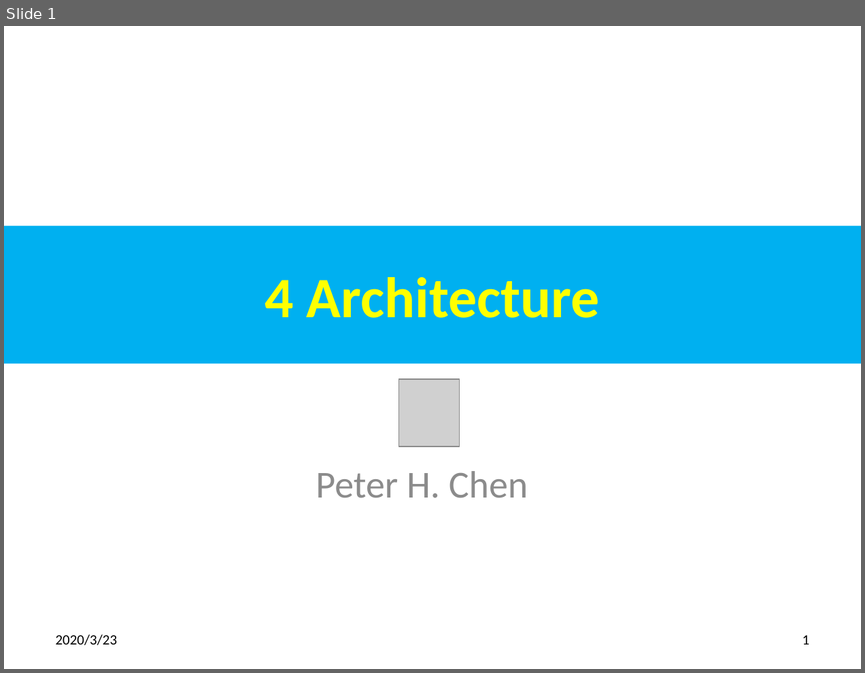
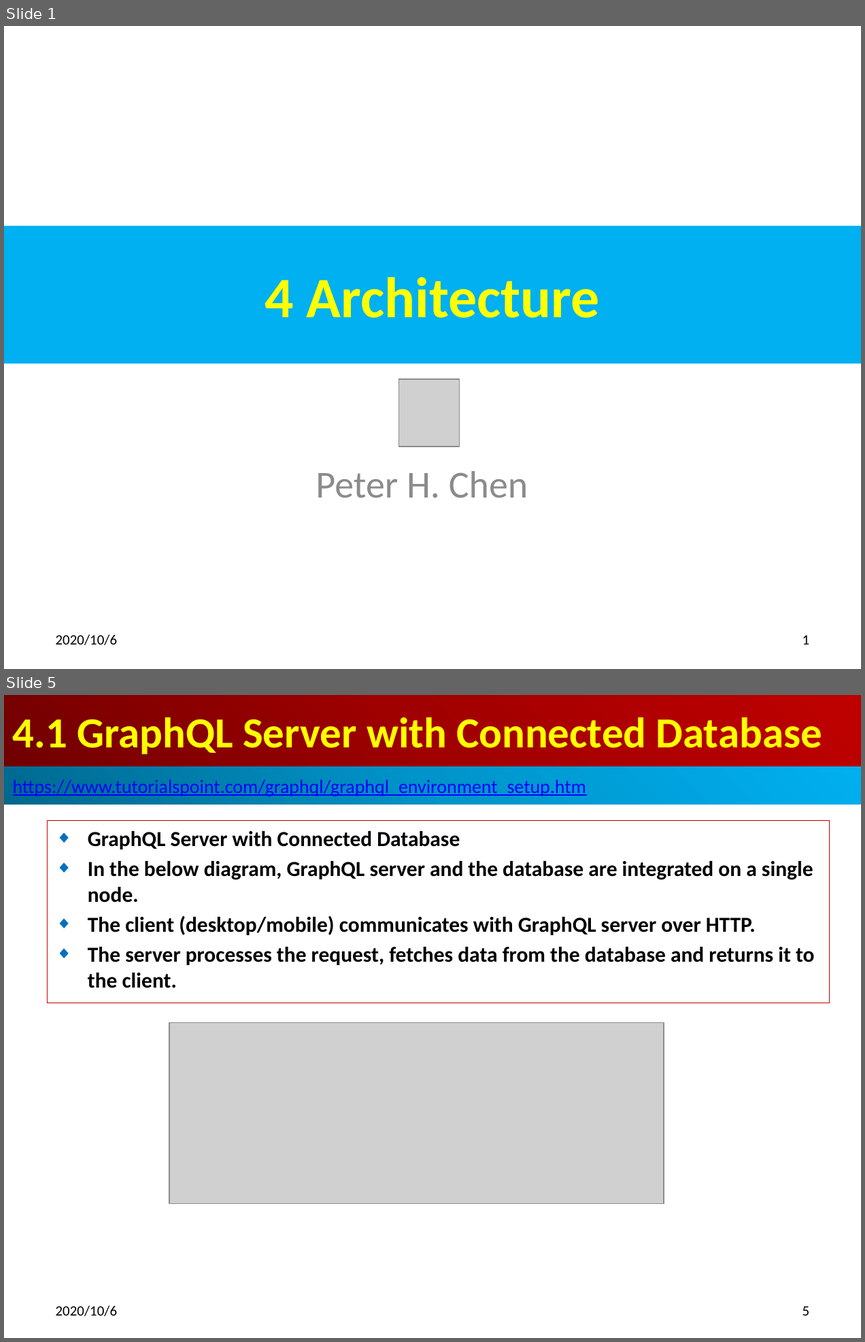
Before and after one commit to peterhchen/700_GraphQL, a slide deck: 04_Architecture.pptx. Shown one above the other, each under a label of ours: slide 1 before the commit, slides 1 and 5 after it; the slides between them are not shown. The pictures are 865x673 and 865x1342 pixels, drawn with LibreOffice and Linux fonts; fonts in the diff are those of the drawing; grey boxes stand for pictures. Boxes give left, top, right and bottom in pixels: in the first picture for what was removed or moved away, otherwise in the second. Text is boxed around its words. In the diff, an @@ line names an element or a change of style, - is before the commit and + after.

```diff
--- a/04_Architecture.pptx
+++ b/04_Architecture.pptx
@@ slide 5 added at (4,695,861,1338), background #FFFFFF @@
@@ title added at (4,695,861,767), fill gradient #720000 to #A20000 to #C00000, 36 pt, text #FFFF00, bold @@
+4.1 GraphQL Server with Connected Database
@@ rectangle added at (4,767,861,804), fill gradient #00688E to #0094CA to #00B0F0, 16 pt, text #0000FF, underline @@
+https://www.tutorialspoint.com/graphql/graphql_environment_setup.htm
@@ subtitle added at (47,820,829,1002), outline #C00000 0.75 pt, 18 pt, text #000000, bold @@
+◆ GraphQL Server with Connected Database
+◆ In the below diagram, GraphQL server and the database are integrated on a single node.
+◆ The client (desktop/mobile) communicates with GraphQL server over HTTP.
+◆ The server processes the request, fetches data from the database and returns it to the client.
@@ picture added at (169,1022,664,1203) @@
@@ text added at (56,1305,118,1316), 12 pt, text #000000 @@
+2020/10/6
@@ page number added at (802,1306,810,1315), 12 pt, text #000000 @@
+5
@@ slide 1 changed as well @@
@@ text at (56,634,118,645): text changed @@
-2020/3/23
+2020/10/6
```
Also in this commit, not shown: 5 other slides changed, 4 other slides added.
